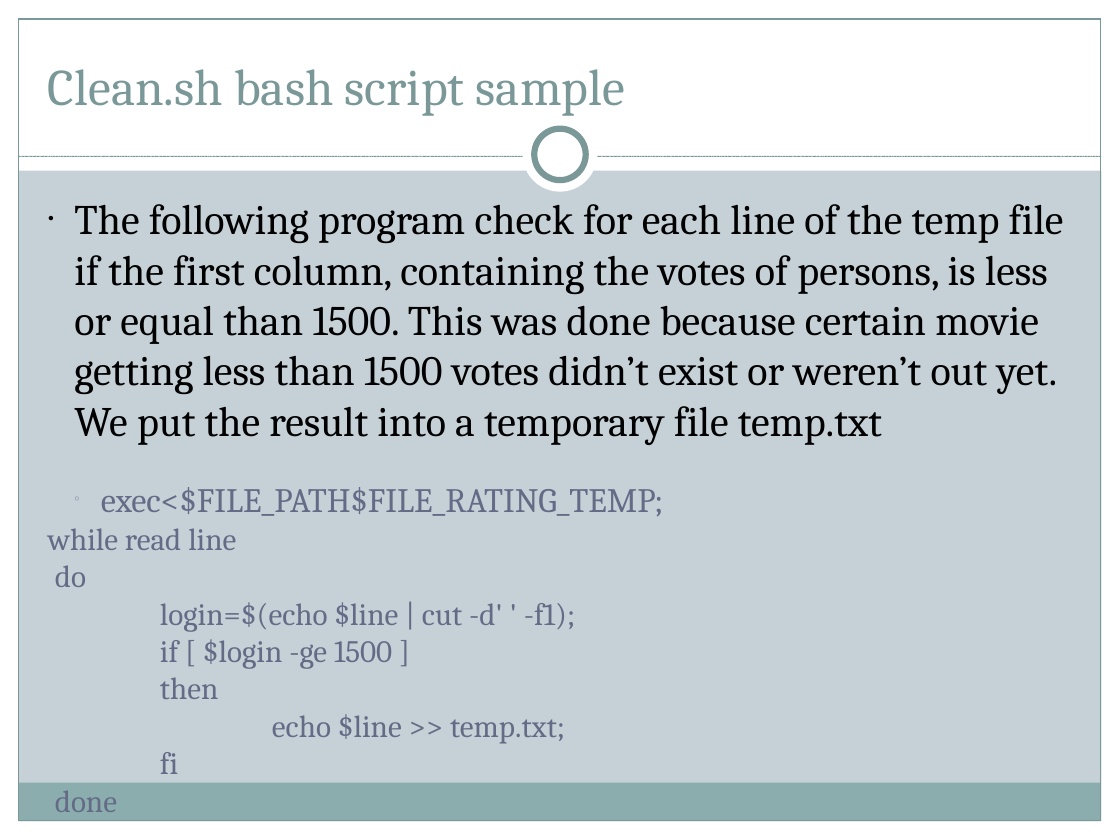
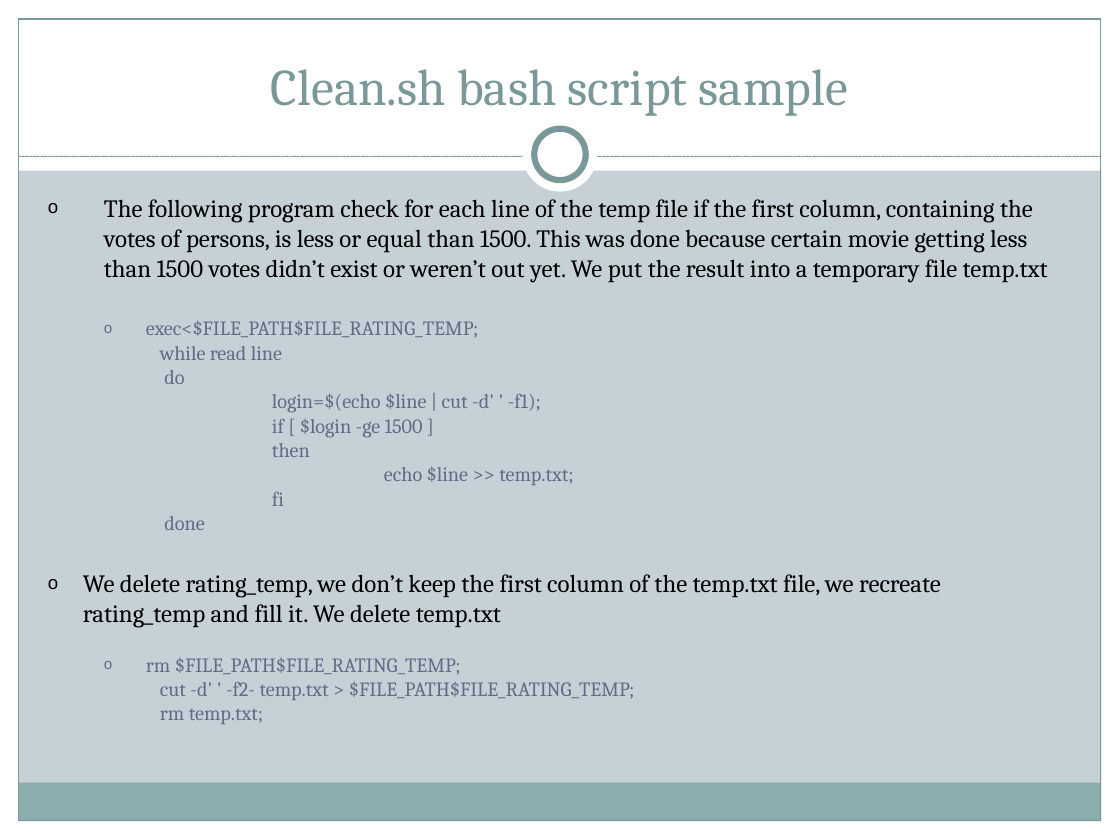
Before and after one commit to peiyunli/isepldc2014, a slide deck: slide 10 of projects/film/presentations/presentation-finale-13-06-14.pptx. Drawn at 1120x840 pixels with LibreOffice and Linux fonts; fonts in the diff are those of the drawing. Boxes give left, top, right and bottom in pixels: in the first picture for what was removed or moved away, otherwise in the second. Text is boxed around its words. In the diff, an @@ line names an element or a change of style, - is before the commit and + after.

```diff
--- a/projects/film/presentations/presentation-finale-13-06-14.pptx
+++ b/projects/film/presentations/presentation-finale-13-06-14.pptx
@@ text "Clean.sh bash script sample" at [271,69,848,116]: alignment left to centre @@
@@ text "The following program check for ..." at [83,199,1048,724]: size 27 to 16 pt in "The following program check for each line ...", "We delete rating_temp, we don’t keep the ..."; size 22 to 13 pt in "exec<$FILE_PATH$FILE_RATING_TEMP;", "rm $FILE_PATH$FILE_RATING_TEMP;"; size 20 to 13 pt in "while read line", "do", "login=$(echo $line | cut -d' ' -f1);", "if [ $login -ge 1500 ]" and 6 more places; bullet ● to o; bullet ○ to o; list level 1 to 3 in "while read line"; list level 1 to 3 in "do"; list level 1 to 3 in "login=$(echo $line | cut -d' ..."; list level 1 to 3 in "if [ $login -ge 1500 ..."; list level 1 to 3 in "then"; list level 1 to 3 in "echo $line >> temp.txt;"; list level 1 to 3 in "fi"; list level 1 to 3 in "done"; list level 1 to 3 in "cut -d' ' -f2- temp.txt ..."; list level 1 to 3 in "rm temp.txt;" @@
```
Also in this commit, not shown: 23 other slides changed, 4 slides added, 12 other files.
